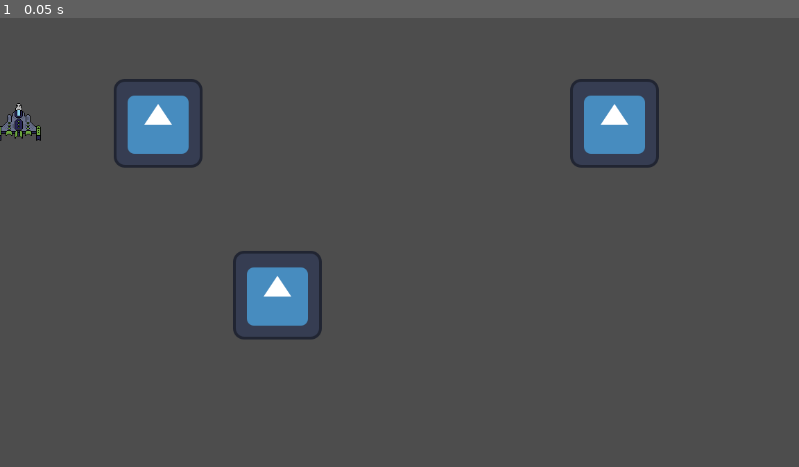
Above: before the commit, frame 1.
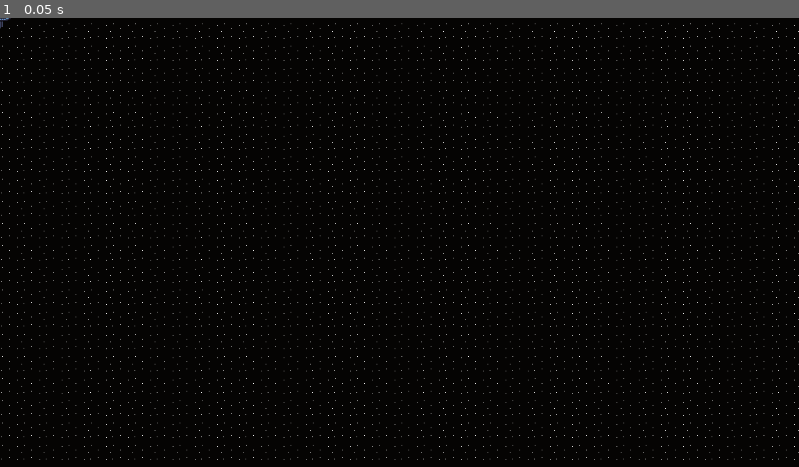
Above: after the commit, the same moment.

Repository: JoshPattman/microjam-034
Game: Godot game, scene res://scenes/game.tscn
The game is run twice, just before and just after one commit, with the same random seed, the same clock (stepped at 60 frames per second) and the same inputs. Before the commit the project starts from res://scenes/gravity_test.tscn. The engine's default icon, where the game draws it, is replaced by a stand-in: a white triangle on a blue panel in a dark square.
Inputs:
- Up to frame 1 (0.05 s): no input

The runs differ from the first frame. In frame 1, 99% of the frame differs, in the area x 0-100%, y 0-100%.

Commit message:
game scene and sprites

Diff:
--- /dev/null
+++ b/godot/game_objects/station.tscn
@@ -0,0 +1,8 @@
+[gd_scene load_steps=2 format=3 uid="uid://rm50arymrac8"]
+
+[ext_resource type="Texture2D" uid="uid://cx68l1ieiqn" path="res://sprites/station001.png" id="1_phur1"]
+
+[node name="Station" type="Sprite2D"]
+z_index = 100
+texture_filter = 1
+texture = ExtResource("1_phur1")
--- a/godot/project.godot
+++ b/godot/project.godot
@@ -11,6 +11,6 @@
 [application]
 
 config/name="microjam-034"
-run/main_scene="res://scenes/gravity_test.tscn"
+run/main_scene="uid://8w4qxf6yifmj"
 config/features=PackedStringArray("4.4", "Forward Plus")
 config/icon="res://icon.svg"
--- /dev/null
+++ b/godot/scenes/game.tscn
@@ -0,0 +1,21 @@
+[gd_scene load_steps=4 format=3 uid="uid://8w4qxf6yifmj"]
+
+[ext_resource type="Texture2D" uid="uid://db7at2foucunm" path="res://sprites/background001.png" id="1_lnu2h"]
+[ext_resource type="PackedScene" uid="uid://rm50arymrac8" path="res://game_objects/station.tscn" id="2_lbhrr"]
+[ext_resource type="Texture2D" uid="uid://cx68l1ieiqn" path="res://sprites/station001.png" id="3_iywne"]
+
+[node name="Game" type="Node2D"]
+
+[node name="TextureRect" type="TextureRect" parent="."]
+z_index = -10
+texture_filter = 1
+offset_left = -4673.0
+offset_top = -2879.0
+offset_right = 3857.0
+offset_bottom = 2949.0
+texture = ExtResource("1_lnu2h")
+stretch_mode = 1
+
+[node name="Station" parent="." instance=ExtResource("2_lbhrr")]
+texture_filter = 1
+texture = ExtResource("3_iywne")
--- /dev/null
+++ b/godot/scripts/game.gd
@@ -0,0 +1 @@
+extends Node
Not shown: 1 places in godot/scenes/gravity_test.tscn that only renumber resources
Not shown, added: godot/scripts/game.gd.uid
Binary file added: godot/sprites/background001.png
Not shown, added: godot/sprites/background001.png.import
Binary file changed: godot/sprites/station001.png
Not shown, added: art/background001.aseprite
Not shown, changed: art/station001.aseprite
